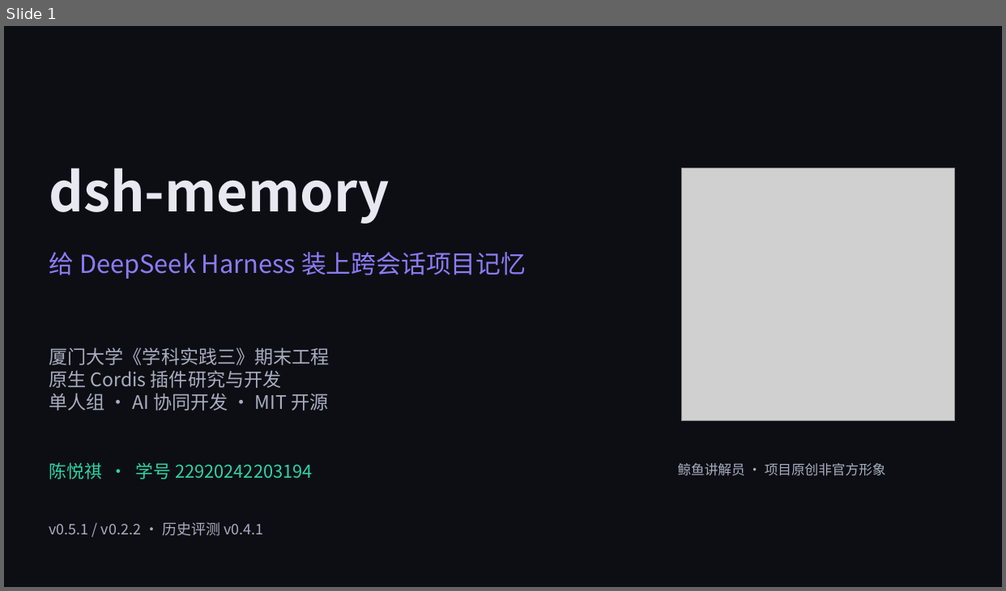
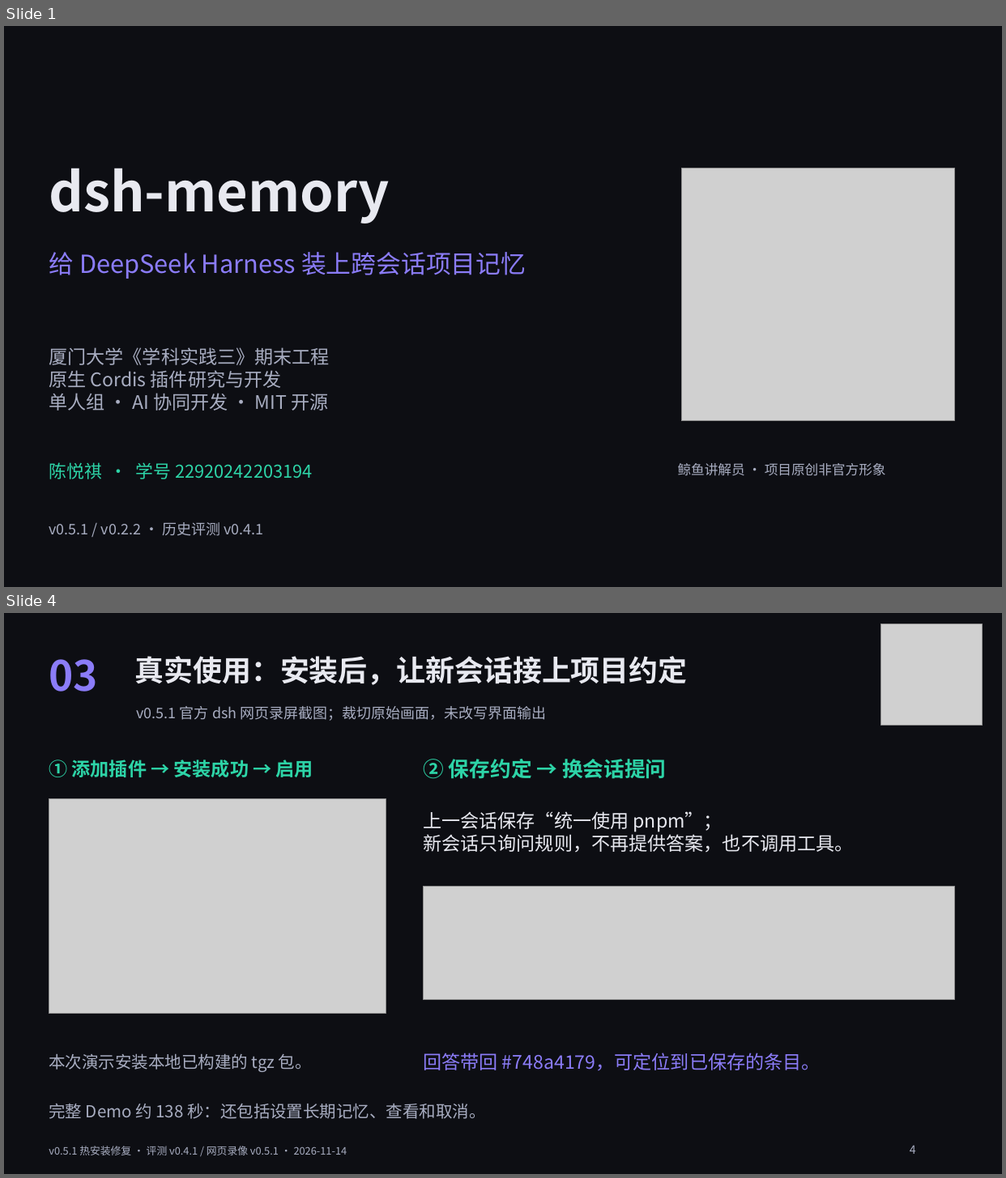
Before and after one commit to ChenYueqi2024/dsh-memory, a slide deck: downloads/dsh-memory-defense.pptx. Shown one above the other, each under a label of ours: slide 1 before the commit, slides 1 and 4 after it; the slides between them are not shown. The pictures are 1006x591 and 1006x1178 pixels, drawn with LibreOffice and Linux fonts; fonts in the diff are those of the drawing; grey boxes stand for pictures. Boxes give left, top, right and bottom in pixels: in the first picture for what was removed or moved away, otherwise in the second. Text is boxed around its words. In the diff, an @@ line names an element or a change of style, - is before the commit and + after.

Commit message:
docs: 同步真实截图答辩材料与逐页讲稿

```diff
--- a/downloads/dsh-memory-defense.pptx
+++ b/downloads/dsh-memory-defense.pptx
@@ slide 4 added at (x1=4, y1=613, x2=1002, y2=1174), background #0D0E13 @@
@@ picture added at (x1=881, y1=624, x2=982, y2=726) @@
@@ text added at (x1=49, y1=659, x2=98, y2=692), 40 pt, text #8B7CF8, bold @@
+03
@@ text added at (x1=135, y1=656, x2=688, y2=685), 28 pt, text #E8E9F0, bold @@
+真实使用：安装后，让新会话接上项目约定
@@ text added at (x1=137, y1=706, x2=547, y2=721), 14 pt, text #A8ADC1 @@
+v0.5.1 官方 dsh 网页录屏截图；裁切原始画面，未改写界面输出
@@ text added at (x1=49, y1=760, x2=313, y2=777), 18 pt, text #2DD4A7, bold @@
+① 添加插件 → 安装成功 → 启用
@@ text added at (x1=423, y1=759, x2=667, y2=779), 20 pt, text #2DD4A7, bold @@
+② 保存约定 → 换会话提问
@@ picture added at (x1=49, y1=798, x2=386, y2=1013) @@
@@ text added at (x1=423, y1=811, x2=853, y2=853), 18 pt, text #E8E9F0 @@
+上一会话保存“统一使用 pnpm”；
+新会话只询问规则，不再提供答案，也不调用工具。
@@ picture added at (x1=424, y1=886, x2=955, y2=1000) @@
@@ text added at (x1=49, y1=1054, x2=312, y2=1072), 16 pt, text #A8ADC1 @@
+本次演示安装本地已构建的 tgz 包。
@@ text added at (x1=423, y1=1053, x2=820, y2=1071), 18 pt, text #8B7CF8 @@
+回答带回 #748a4179，可定位到已保存的条目。
@@ text added at (x1=49, y1=1104, x2=486, y2=1119), 16 pt, text #A8ADC1 @@
+完整 Demo 约 138 秒：还包括设置长期记忆、查看和取消。
@@ text added at (x1=49, y1=1146, x2=347, y2=1156), 10 pt, text #A8ADC1 @@
+v0.5.1 热安装修复 · 评测 v0.4.1 / 网页录像 v0.5.1 · 2026-11-14
@@ text added at (x1=910, y1=1145, x2=916, y2=1154), 11 pt, text #A8ADC1 @@
+4
```
Also in this commit, not shown: 8 slides changed, 1 slide removed, 4 other files.
